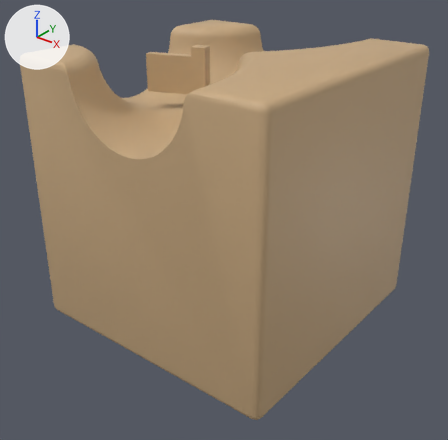
What one commit did to the glTF model assets/kit/mech_splitter_l3/mech_splitter_l3.glb.
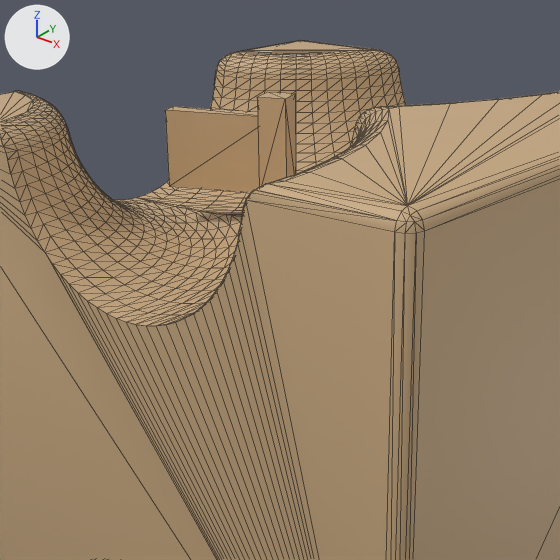
Old and new are each drawn whole from a 50 mm lens placed at (0.0777, -0.0993, 0.0827), pointed at (0.001, -0.0034, 0.0232) and again close up on the part from 15% to 76% of the width and 0% to 62% of the height. The axes (+X, +Y, +Z) are drawn at upper left. The lights are the same throughout. The first two pictures are the older version. The close-ups show mesh edges as thin lines. Objects named as collision shapes, trigger or cutter boxes, shadow casters or lower levels of detail are left out. Where no turn or scale is listed for an object, it has been applied to the vertices. Vertices at exactly the same position are counted once.

The scene before the commit, as lines of its bpy script (objects in view):
```python
me_anim_flap_lod0 = bpy.data.meshes.new('anim_flap_lod0')
me_anim_flap_lod0.from_pydata(...)  # 16 vertices, 24 faces; spans x -0.012..0.0015, y -0.0015..0.0015, z 0.004..0.014
me_anim_flap_lod0.materials.append(mat_wood_placeholder)  # beige #c8aa81
# before: 8 (-0.0015, 0.0015, 0.004), 11 (-0.0015, -0.0015, 0.004), 12 (0.0015, 0.0015, 0.004), 14 (0.0015, -0.0015, 0.004)
me_mech_splitter_l3_lod0 = bpy.data.meshes.new('mech_splitter_l3_lod0')
me_mech_splitter_l3_lod0.from_pydata(...)  # 1275 vertices, 2546 faces; spans x -0.0295..0.0295, y -0.0295..0.0295, z 0.0005..0.0595
me_mech_splitter_l3_lod0.materials.append(mat_wood_placeholder)  # beige #c8aa81
ob_anim_flap = bpy.data.objects.new('anim_flap', None)
ob_anim_flap.parent = ob_mech_splitter_l3
ob_anim_flap.location = (-0.008, 0.0, 0.045)
ob_anim_flap.rotation_euler = (0.0, 0.0, 0.349)  # degrees (0, 0, 20)
ob_anim_flap_lod0 = bpy.data.objects.new('anim_flap_lod0', me_anim_flap_lod0)
ob_anim_flap_lod0.parent = ob_anim_flap
ob_anim_flap_lod0.location = (0.0, 0.0, 0.0)
ob_mech_splitter_l3_lod0 = bpy.data.objects.new('mech_splitter_l3_lod0', me_mech_splitter_l3_lod0)
ob_mech_splitter_l3_lod0.location = (0.0, 0.0, 0.0)
```
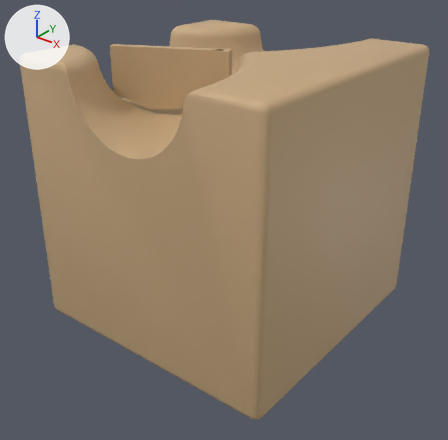
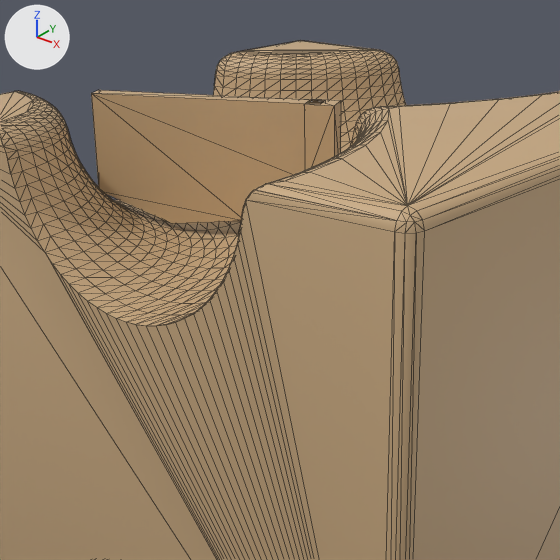
ob_anim_flap is not drawn itself; it is the parent of ob_anim_flap_lod0, ob_anim_flap_lod1, ob_anim_flap_lod2.

Location of each change, [x1, y1, x2, y2] in pixels of the close-ups (560 x 560 px; the box of a moved part takes in the faces that stretch with it):
'anim_flap_lod0', reshaped, moved, turned
    before: [165, 92, 296, 193]
    after: [91, 90, 341, 224]
part 1 of me_anim_flap_lod0, rebuilt
    before: [165, 106, 259, 193]
    after: [91, 90, 325, 224]
part 2 of me_anim_flap_lod0, moved or reshaped
    before: [257, 93, 296, 187]
    after: [304, 101, 341, 170]

What the commit changed:
me_anim_flap_lod0 is used by ob_anim_flap_lod0; parent ob_anim_flap; location (0.0, 0.0, 0.0).
Verts and faces of me_anim_flap_lod0; kept vertices keep their numbers, new ones are numbered from 16.
me_anim_flap_lod0 had 16 vertices, 24 faces and spanned x -0.012..0.0015, y -0.0015..0.0015, z 0.004..0.014.
me_anim_flap_lod0 now has 20 vertices, 32 faces and spans x -0.024..0.0015, y -0.0015..0.0015, z 0.001..0.014.
me_anim_flap_lod0 part 1: the loose piece of 8 vertices spanning x -0.012..0.0, y -0.001..0.001, z 0.004..0.012 is rebuilt with 12 vertices and now spans x -0.024..0.0, y -0.001..0.001, z 0.001..0.014.
Part 2, on me_anim_flap_lod0:
Vertices 8, 11, 12, 14 move by (0.0, 0.0, 0.002).
Object 'anim_flap' (ob_anim_flap) moves from (-0.008, 0.0, 0.045) to (-0.002, 0.0, 0.045).
Object 'anim_flap' (ob_anim_flap) turns from (0, 0, 20) to (0, 0, 25) degrees about x, y and z.
